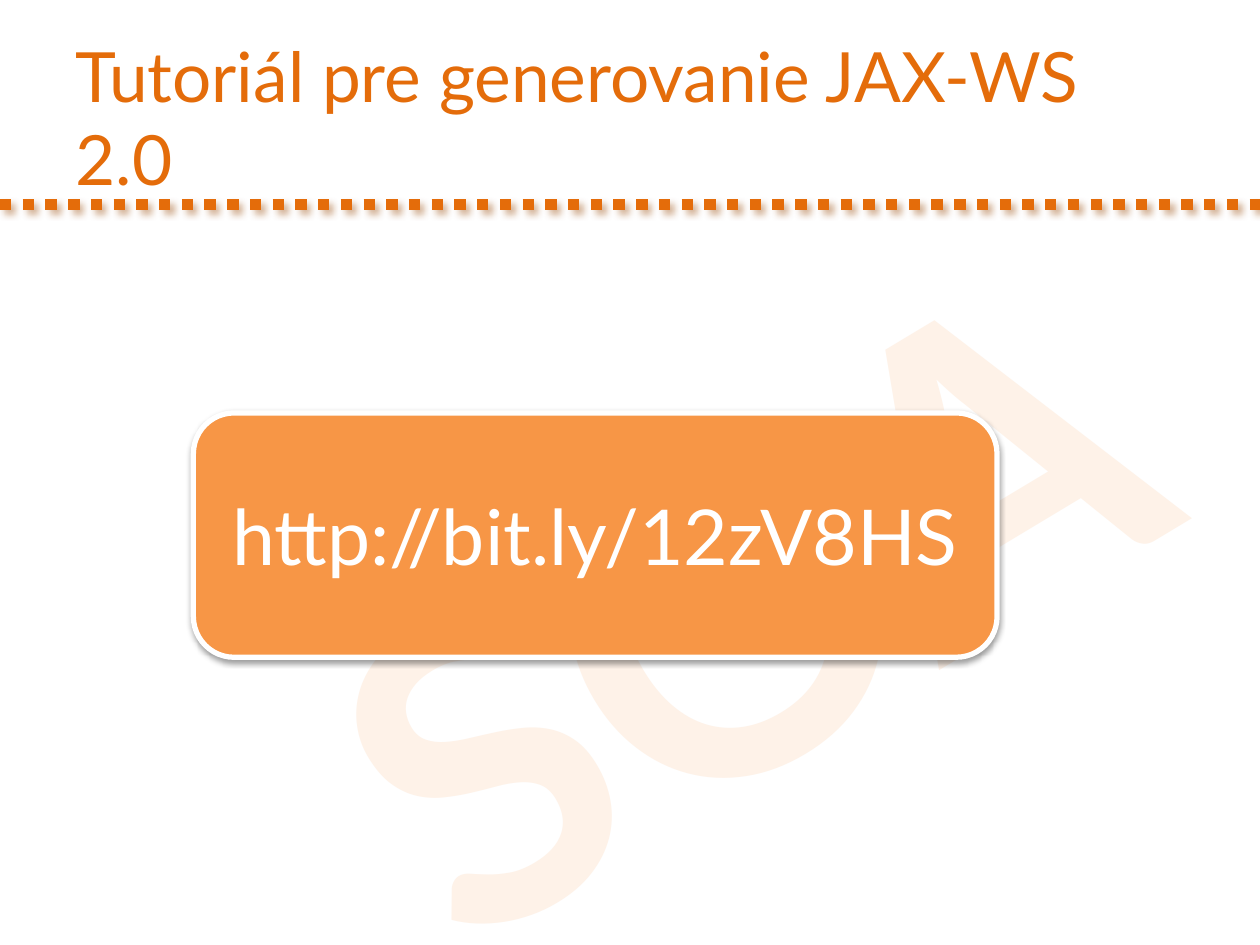
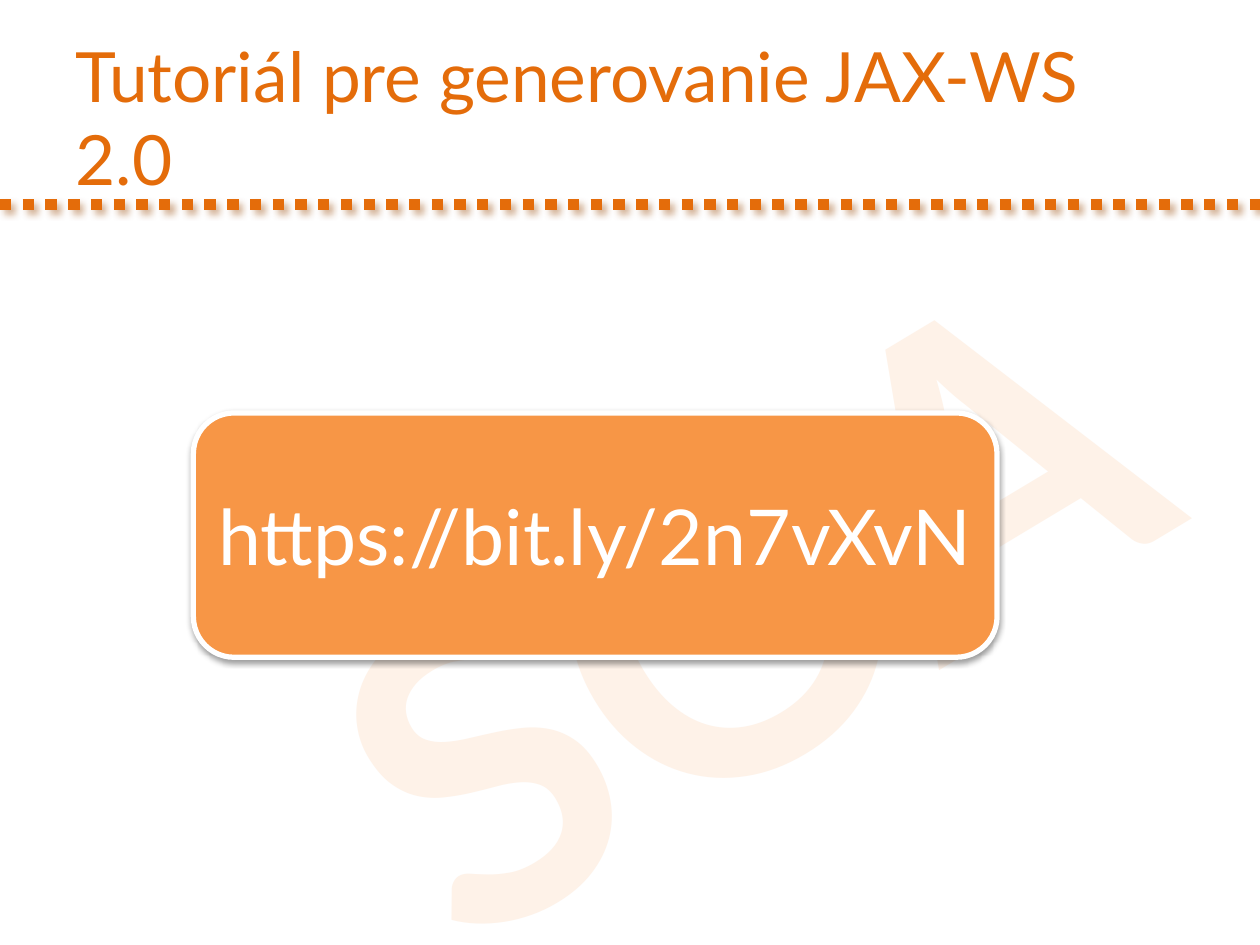
Before and after one commit to novotnyr/kopr-portal, a slide deck: slide 52 of slides/kopr-soap-web-services.pptx. Drawn at 1260x945 pixels with LibreOffice and Linux fonts; fonts in the diff are those of the drawing. Boxes give left, top, right and bottom in pixels: in the first picture for what was removed or moved away, otherwise in the second. Text is boxed around its words. In the diff, an @@ line names an element or a change of style, - is before the commit and + after.

```diff
--- a/slides/kopr-soap-web-services.pptx
+++ b/slides/kopr-soap-web-services.pptx
@@ text in rounded rectangle at [218, 508, 971, 578]: text changed @@
-http://bit.ly/12zV8HS
+https://bit.ly/2n7vXvN
```
Also in this commit, not shown: 3 other slides changed, 2 other files.
